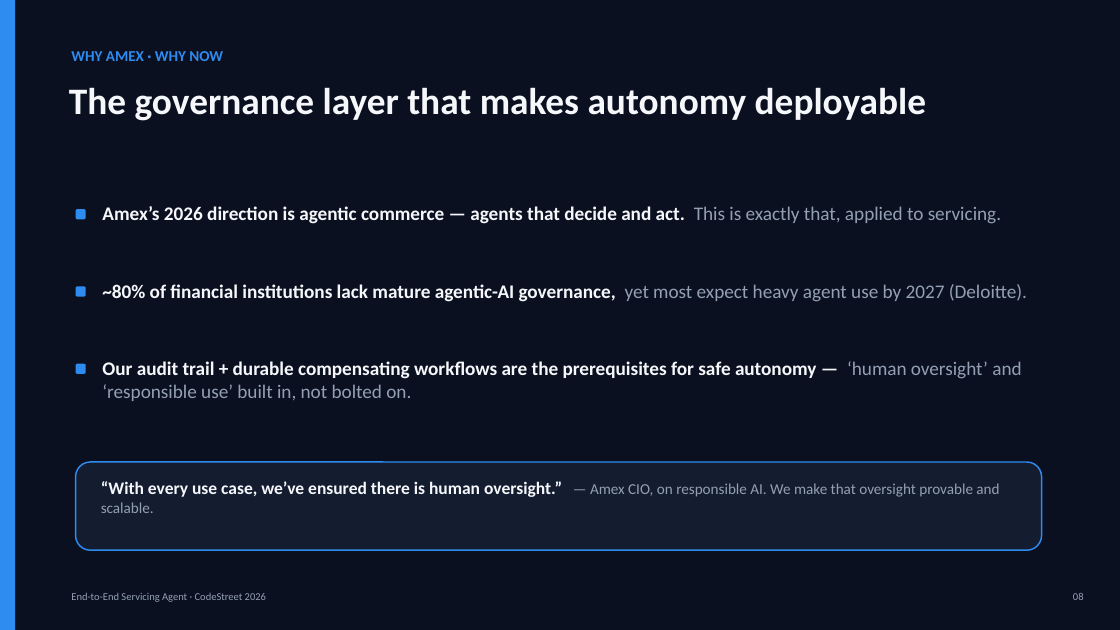
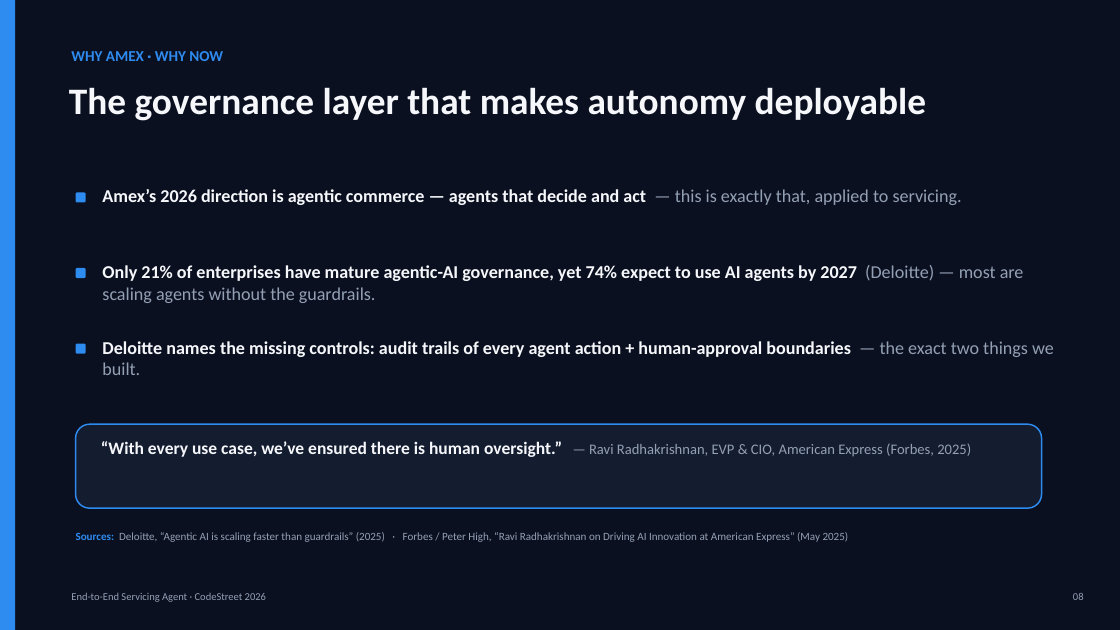
Before and after one commit to VaibhavDangaich/Codestreet_2026, a slide deck: slide 8 of deck/CodeStreet2026_Servicing_Agent.pptx. Drawn at 1120x630 pixels with LibreOffice and Linux fonts; fonts in the diff are those of the drawing. Boxes give left, top, right and bottom in pixels: in the first picture for what was removed or moved away, otherwise in the second. Text is boxed around its words. In the diff, an @@ line names an element or a change of style, - is before the commit and + after.

Commit message:
Deck: verified/cited claims, surface Neo4j graph + conversational maturity; add demo-video script
- Slide 8: verified stats with sources — Deloitte 21% mature governance / 74%
  agent use by 2027; full Amex CIO attribution (Radhakrishnan, Forbes 2025);
  add the 'Deloitte names the exact controls we built' point + a Sources line
- Slide 5: add Neo4j analyst-graph bullet
- Slide 3: surface multi-turn follow-ups, voice, safe out-of-scope handling
- Add deck/demo_video_script.md (2:45 storyboard + VO + production checklist)
- Regenerate .pptx + .pdf

```diff
--- a/deck/CodeStreet2026_Servicing_Agent.pptx
+++ b/deck/CodeStreet2026_Servicing_Agent.pptx
@@ rounded rectangle: place and size @@
-rounded rectangle at [76, 209, 86, 219]
+rounded rectangle at [76, 192, 86, 202]
@@ text at [102, 189, 962, 205]: text changed; size 16.5 to 15.5 pt @@
-Amex’s 2026 direction is agentic commerce — agents that decide and act. This is exactly that, applied to servicing.
+Amex’s 2026 direction is agentic commerce — agents that decide and act — this is exactly that, applied to servicing.
@@ rounded rectangle: place and size @@
-rounded rectangle at [76, 287, 86, 297]
+rounded rectangle at [76, 268, 86, 278]
@@ text at [102, 265, 1024, 303]: text changed; size 16.5 to 15.5 pt @@
-~80% of financial institutions lack mature agentic-AI governance, yet most expect heavy agent use by 2027 (Deloitte).
+Only 21% of enterprises have mature agentic-AI governance, yet 74% expect to use AI agents by 2027 (Deloitte) — most are scaling agents without the guardrails.
@@ rounded rectangle: place and size @@
-rounded rectangle at [76, 364, 86, 374]
+rounded rectangle at [76, 344, 86, 354]
@@ text added at [102, 341, 1054, 375], 15.5 pt, text #F5F7FA, bold @@
+Deloitte names the missing controls: audit trails of every agent action + human-approval boundaries — the exact two things we built.
@@ text removed at [102, 361, 1021, 401] @@
-Our audit trail + durable compensating workflows are the prerequisites for safe autonomy — ‘human oversight’ and ‘responsible use’ built in, not bolted on.
@@ rounded rectangle: place and size @@
-rounded rectangle at [76, 462, 1042, 550]
+rounded rectangle at [76, 424, 1042, 508]
@@ text at [101, 441, 971, 457]: text changed; size 13 to 12.5 pt @@
-“With every use case, we’ve ensured there is human oversight.” — Amex CIO, on responsible AI. We make that oversight provable and scalable.
+“With every use case, we’ve ensured there is human oversight.” — Ravi Radhakrishnan, EVP & CIO, American Express (Forbes, 2025)
@@ text added at [76, 532, 849, 542], 9.5 pt, text #93A0B4 @@
+Sources: Deloitte, “Agentic AI is scaling faster than guardrails” (2025) · Forbes / Peter High, “Ravi Radhakrishnan on Driving AI Innovation at American Express” (May 2025)
```
Also in this commit, not shown: 2 other slides changed, 3 other files.
